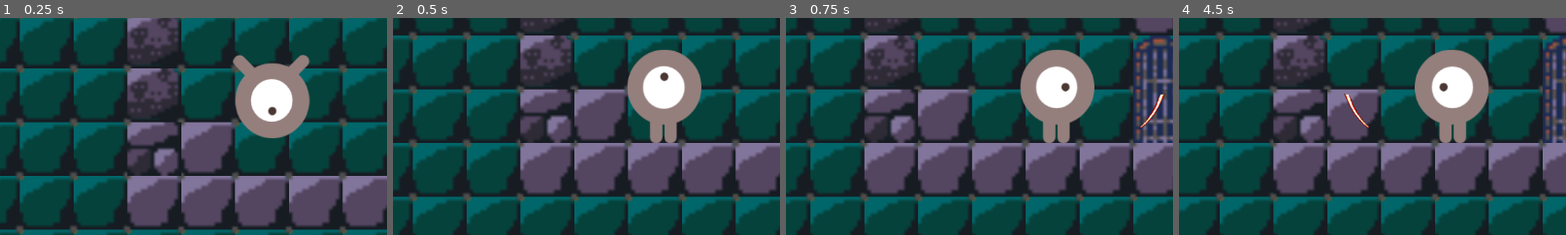
Above: before the commit, frames 1-4 (left to right).
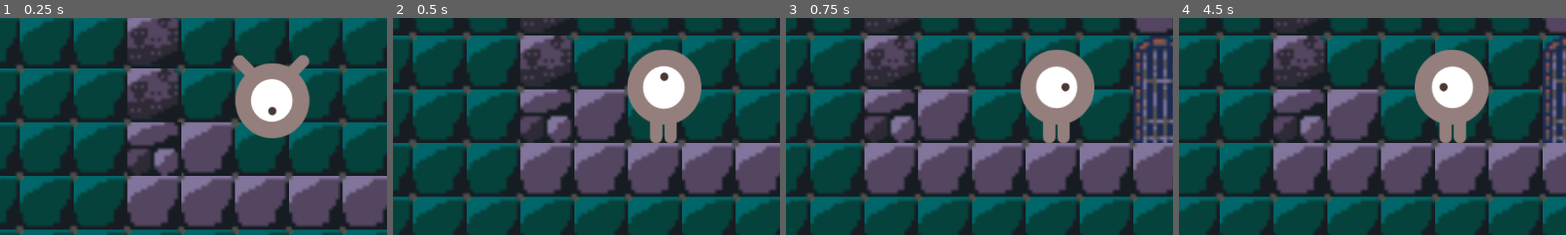
Above: after the commit, the same moments.

Repository: Odar-13/Puntformer
Game: Godot game, scene res://game.tscn
Two runs of this game, one before a commit and one after it. Both use one fixed random seed, a clock stepped at 60 frames per second and the inputs below.
Inputs:
- Up to frame 1 (0.25 s): no input
- Up to frame 2 (0.5 s): no input
- Up to frame 3 (0.75 s): hold D (move_right) from 0.53 s (still down); tap F (attack) at 0.6 s
- Up to frame 4 (4.5 s): tap Space (jump) at 0.77, 1.52, 3.02, 3.77 s; tap Shift (dash) at 1.35 s; release D (move_right) at 2.03 s; hold A (move_left) 2.03-2.78 s; tap E (use) at 2.1 s; hold D (move_right) 2.78-4.28 s; tap = (zoomin) at 2.85 s; tap - (zoomout) at 3.6 s; hold A (move_left) from 4.28 s (still down); tap F (attack) at 4.35 s
The pictures show only the part of the screen within x 15-65%, y 50-100%; the shares and areas given below are measured in that part.

Frames 1-2 are identical in both runs. In frame 3, 0.2% of the frame differs, in the area x 91-98%, y 34-51%; in frame 4, 0.2%, in the area x 42-50%, y 34-51%.

Commit message:
Improved the slide fix

Diff:
--- a/scenes/player.tscn
+++ b/scenes/player.tscn
@@ -192,6 +192,7 @@
 shape = SubResource("RectangleShape2D_5sf8e")
 
 [node name="HazardDetector" type="Area2D" parent="."]
+visible = false
 
 [node name="PlayerHurtBox" type="CollisionShape2D" parent="HazardDetector"]
 position = Vector2(1, 0)
@@ -199,6 +200,7 @@
 debug_color = Color(0.853488, 0.324045, 0.467902, 0.42)
 
 [node name="SwordArea" type="Area2D" parent="."]
+visible = false
 position = Vector2(208, 32)
 
 [node name="AnimatedAttack" type="AnimatedSprite2D" parent="SwordArea"]
--- a/scripts/state_machine/slide.gd
+++ b/scripts/state_machine/slide.gd
@@ -7,14 +7,18 @@
 var slide_speed = 1600
 var top_detected = false
 var bottom_detected = false
+var constant_size = Vector2(0,0)
+var y_scalar = 36
 
 #input needs to be constant or player can't move while sliding
 var constant_input = Vector2(0,0)
 
 func enter(_msg := {}) -> void:
+	constant_size = player.get_node("CollisionShape2D").shape.extents
 	player.get_node("AnimatedSprite2D").position = Vector2(0, 22)
-	player.get_node("CollisionShape2D").scale = Vector2(.25, .25)
-	player.get_node("CollisionShape2D").position = Vector2(0, 22)
+	#player.get_node("CollisionShape2D").scale = Vector2(.25, .25)
+	player.get_node("CollisionShape2D").shape.extents = Vector2(55.5,30)
+	player.get_node("CollisionShape2D").position = Vector2(0, y_scalar)
 	get_node("../../SlideArea/SlideHelp").disabled = false
 	get_node("../../SlideArea2/SlideHelp2").disabled = false
 	get_node("../../SlideCollision").disabled = false
@@ -46,7 +50,8 @@
 	player.get_node("SlideCollision").disabled = true
 	player.get_node("AnimatedSprite2D").position = player.get_node("AnimatedSprite2D").position - Vector2(0, 22)
 	player.get_node("CollisionShape2D").scale = Vector2(1,1)
-	player.get_node("CollisionShape2D").position = player.get_node("CollisionShape2D").position - Vector2(0,22)
+	player.get_node("CollisionShape2D").shape.extents = constant_size
+	player.get_node("CollisionShape2D").position = player.get_node("CollisionShape2D").position - Vector2(0,y_scalar)
 
 	print("Slide Duration timer stopped")
 	if get_parent().state== get_parent().get_node("RPG"):
